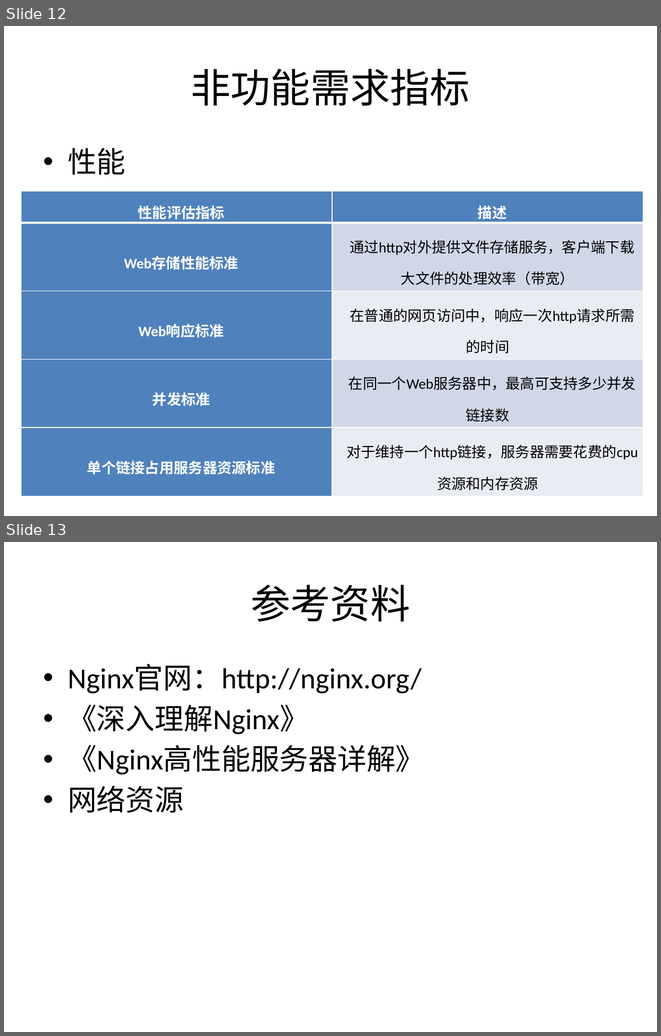
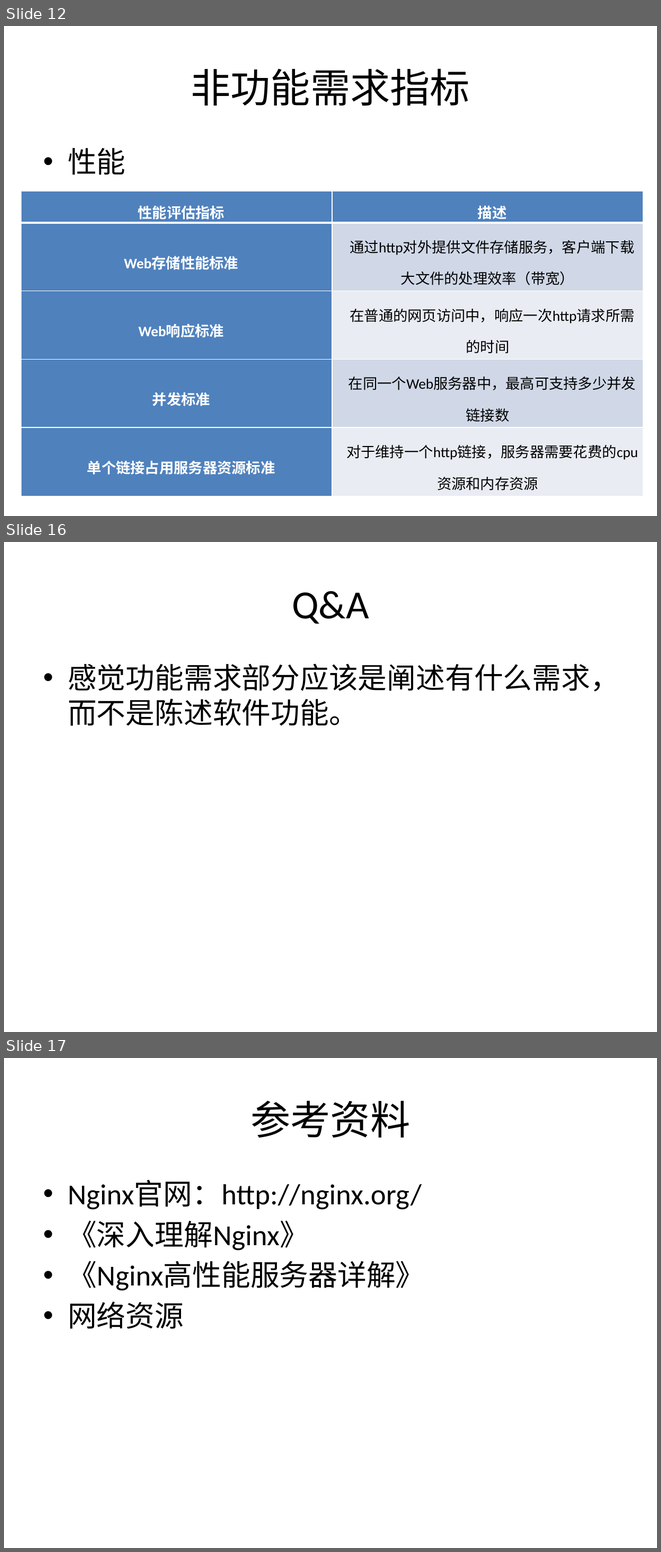
Before and after one commit to bhsei/16TeamC, a slide deck: 2.项目PPT/需求2.0PPT.pptx. Shown one above the other, each under a label of ours: slides 12 and 13 before the commit, slides 12, 16 and 17 after it; the slides between them are not shown. The pictures are 661x1036 and 661x1552 pixels, drawn with LibreOffice and Linux fonts; fonts in the diff are those of the drawing. Boxes give left, top, right and bottom in pixels: in the first picture for what was removed or moved away, otherwise in the second. Text is boxed around its words. In the diff, an @@ line names an element or a change of style, - is before the commit and + after.

```diff
--- a/2.项目PPT/需求2.0PPT.pptx
+++ b/2.项目PPT/需求2.0PPT.pptx
@@ slide 16 added at <box>4,542,657,1032</box>, background #FFFFFF @@
@@ title added at <box>292,591,369,624</box>, 44 pt, text #000000 @@
+Q&A
@@ text added at <box>68,663,619,726</box>, 32 pt, text #000000 @@
+• 感觉功能需求部分应该是阐述有什么需求，而不是陈述软件功能。
@@ what was slide 13 is now slide 17 @@
```
Also in this commit, not shown: 3 other slides added, 1 other file.
